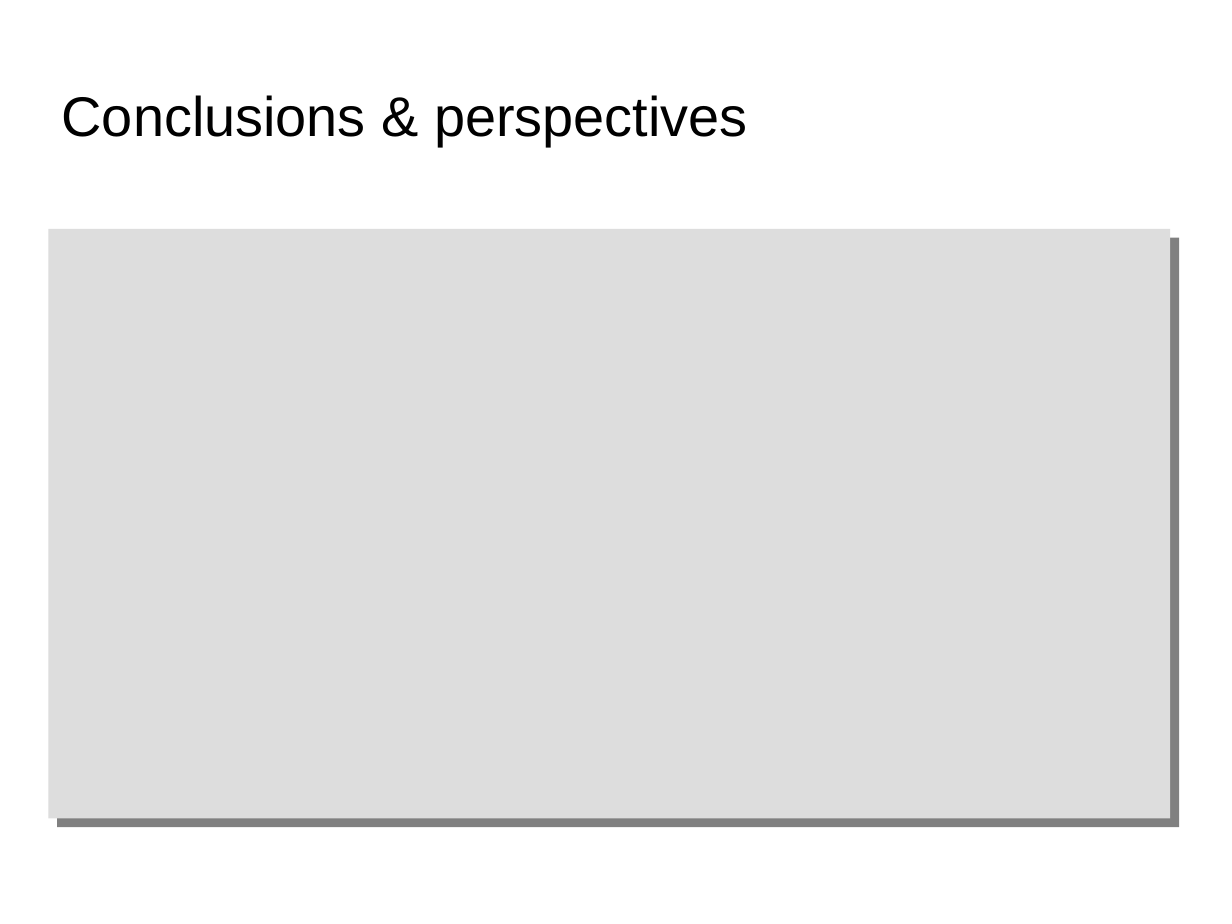
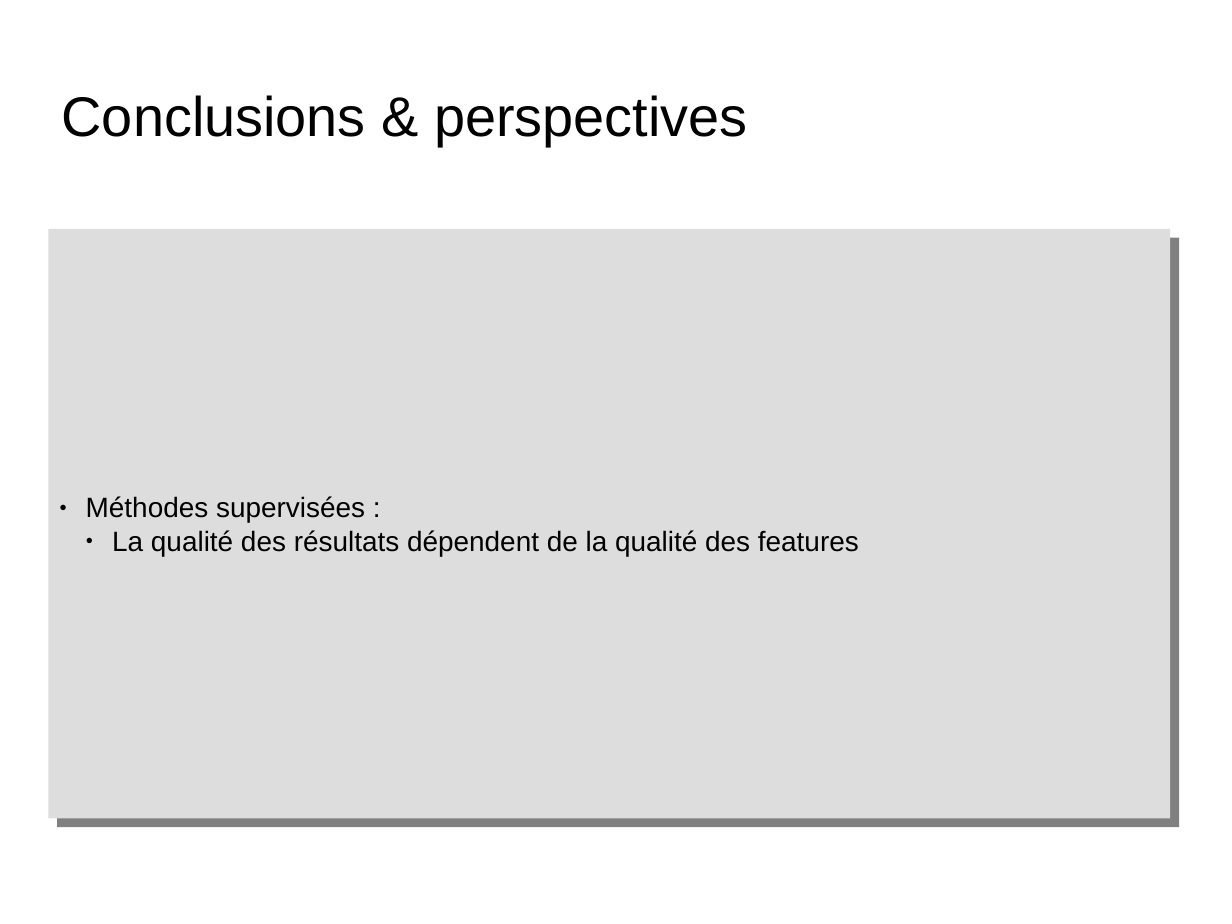
Before and after one commit to dataforcast/OC_Datascientist, a slide deck: slide 11 of P7/report/Openclassrooms_ParcoursDatascientist_P7-V1.odp (slide 10 before the commit). Drawn at 1232x924 pixels with LibreOffice and Linux fonts; fonts in the diff are those of the drawing; background and template pictures are left out. Boxes give left, top, right and bottom in pixels: in the first picture for what was removed or moved away, otherwise in the second. Text is boxed around its words. In the diff, an @@ line names an element or a change of style, - is before the commit and + after.

```diff
--- a/P7/report/Openclassrooms_ParcoursDatascientist_P7-V1.odp
+++ b/P7/report/Openclassrooms_ParcoursDatascientist_P7-V1.odp
@@ text in rectangle at <box>86,496,859,556</box>: text added @@
+● Méthodes supervisées :
+  ● La qualité des résultats dépendent de la qualité des features
```
Also in this commit, not shown: 5 other slides changed, 1 slide added, 4 other files.
